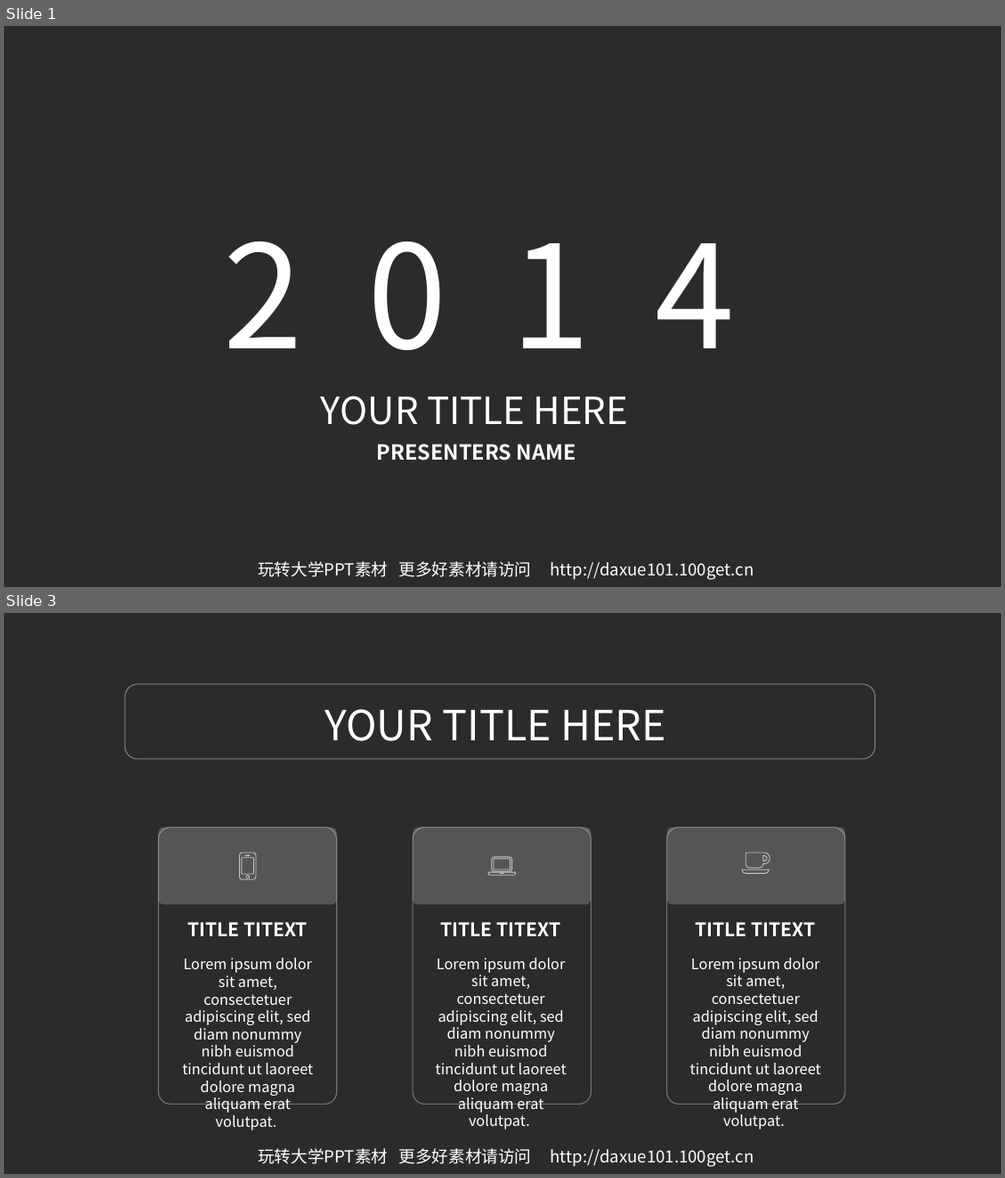
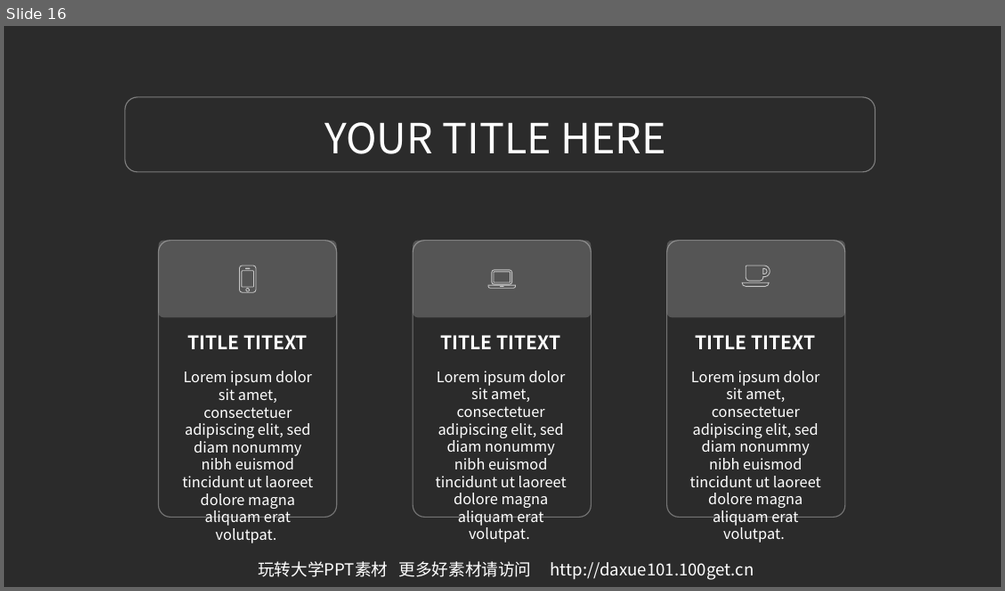
Before and after one commit to JengTallis/ECJam-1, a slide deck: 03.玩转大学PPT高档模板-IOS风格简约蓝ppt模板.ppt. Shown one above the other, each under a label of ours: slides 1 and 3 before the commit, slide 16 after it; the slides between them are not shown. The pictures are 1005x1178 and 1005x591 pixels, drawn with LibreOffice and Linux fonts; fonts in the diff are those of the drawing; background and template pictures are left out; a plain dark background stands for a picture behind light text. Boxes give left, top, right and bottom in pixels: in the first picture for what was removed or moved away, otherwise in the second. Text is boxed around its words. In the diff, an @@ line names an element or a change of style, - is before the commit and + after.

```diff
--- a/03.玩转大学PPT高档模板-IOS风格简约蓝ppt模板.ppt
+++ b/03.玩转大学PPT高档模板-IOS风格简约蓝ppt模板.ppt
@@ slide 1 removed at bbox=[4, 26, 1001, 587], background picture (left out) @@
@@ text removed at bbox=[224, 241, 734, 350] @@
-2 0 1 4
@@ text removed at bbox=[321, 395, 629, 425] @@
-YOUR TITLE HERE
@@ text removed at bbox=[377, 443, 576, 460] @@
-PRESENTERS NAME
@@ text removed at bbox=[258, 561, 754, 580] @@
-玩转大学PPT素材 更多好素材请访问 http://daxue101.100get.cn
@@ what was slide 3 is now slide 16 @@
```
Also in this commit, not shown: 5 slides changed, 13 slides added, 3 other slides removed, 1 other file.
